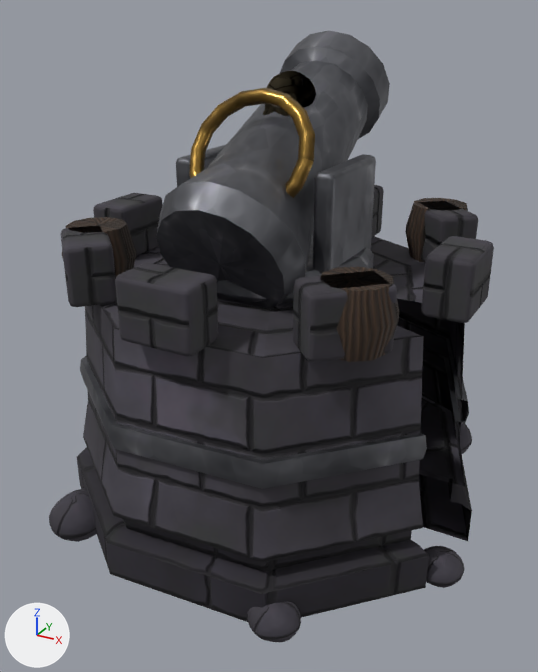
Renders of the glTF model unity/Kernwacht_Unity/Assets/Kernwacht/Models/tower/cannon.glb from each side of a commit.
Before and after are seen from a camera (50 mm lens) standing at (0.703, -1.31, 1.025) and looking at (-0.009, -0.015, 0.378). The axes (+X, +Y, +Z) are drawn at lower left. The lights are the same throughout. The first picture is the older version. Vertices at exactly the same position are counted once.

The older version as bpy lines, for what is in view:
```python
me_base = bpy.data.meshes.new('Base')
me_base.from_pydata(...)  # 1799 vertices, 3476 faces; spans x -0.493..0.481, y -0.445..0.513, z -0.036..0.63
# faces by material slot: [80, 2240, 912, 64, 180]
me_base.materials.append(mat_stone_dark)
me_base.materials.append(mat_rock)
me_base.materials.append(mat_stone_blocks)
me_base.materials.append(mat_iron)
me_base.materials.append(mat_wood)
me_turret = bpy.data.meshes.new('Turret')
me_turret.from_pydata(...)  # 1520 vertices, 2996 faces; spans x -0.2..0.2, y -0.282..0.347, z -0.134..0.364
# faces by material slot: [584, 2252, 160]
me_turret.materials.append(mat_iron)
me_turret.materials.append(mat_bone)
me_turret.materials.append(mat_gold)
ob_base = bpy.data.objects.new('Base', me_base)
ob_base.parent = ob_cannon
ob_base.location = (0.0, 0.0, 0.0)
ob_turret = bpy.data.objects.new('Turret', me_turret)
ob_turret.parent = ob_base
ob_turret.location = (0.0, 0.0, 0.62)
ob_turret.rotation_euler = (0.0, 0.0, 0.00581)  # degrees (0, 0, 0.3)
```
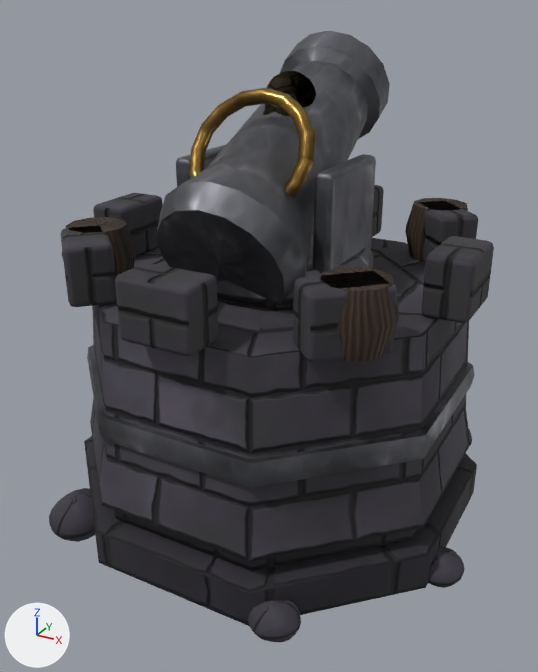
Changed parts and their boxes (x1, y1, x2, y2) in the pictures (538 x 672 px; the box of a moved part takes in the faces that stretch with it):
part 1 of me_base, moved or reshaped
    before: (370, 236, 472, 541)
    after: (372, 243, 477, 586)
part 2 of me_base, surface changed
    before: (77, 262, 428, 622)
    after: (84, 238, 428, 626)

Diff of the bpy script that builds the scene:
```diff
--- a/unity/Kernwacht_Unity/Assets/Kernwacht/Models/tower/cannon.glb.py
+++ b/unity/Kernwacht_Unity/Assets/Kernwacht/Models/tower/cannon.glb.py
@@ me_base @@
 # used by ob_base; parent = ob_cannon; location = (0.0, 0.0, 0.0)
-me_base.from_pydata(...)  # 1799 vertices, 3476 faces; spans x -0.493..0.481, y -0.445..0.513, z -0.036..0.63
+me_base.from_pydata(...)  # 1786 vertices, 3476 faces; spans x -0.493..0.481, y -0.445..0.513, z -0.036..0.63
+# me_base part 1
+# 26 vertices are removed from x 0.296..0.46, y 0.0..0.309, z 0.0..0.51
+# 48 faces are deleted
+# 5 vertices in x -0.128..-0.123, y -0.421..-0.407, z 0.087..0.325 move by (-0.04, 0.014, 0.0)
+# 4 vertices in x 0.177..0.184, y -0.389..-0.374, z 0.087..0.3 move by (-0.019, -0.008, 0.0)
+# 3 vertices in x -0.365..-0.36, y -0.218..-0.216, z 0.222..0.325 move by (-0.028, 0.055, 0.0)
+# 3 vertices in x 0.171..0.173, y -0.366..-0.362, z 0.275..0.51 move by (-0.018, -0.008, 0.0)
+# 3 vertices in x -0.347..-0.343, y -0.208..-0.206, z 0.275..0.51 move by (-0.027, 0.053, 0.0)
+# 60 vertices move from x -0.451..0.197, y -0.44..0.458, z 0.0..0.51 to x -0.425..0.176, y -0.425..0.425, z 0.0..0.51
+# 13 vertices are added at x 0.37..0.425, y 0.153..0.176, z 0.0..0.51
+# 20 new faces join them, mat_stone_dark
+# 12 new faces join them, mat_stone_blocks
+# 16 new faces join them, mat_iron
+# me_base part 2: 144 kept faces spanning x -0.425..0.425, y -0.425..0.425, z 0.0..0.51 get new texture (UV) coordinates
 me_base.materials.append(mat_stone_dark)
```
